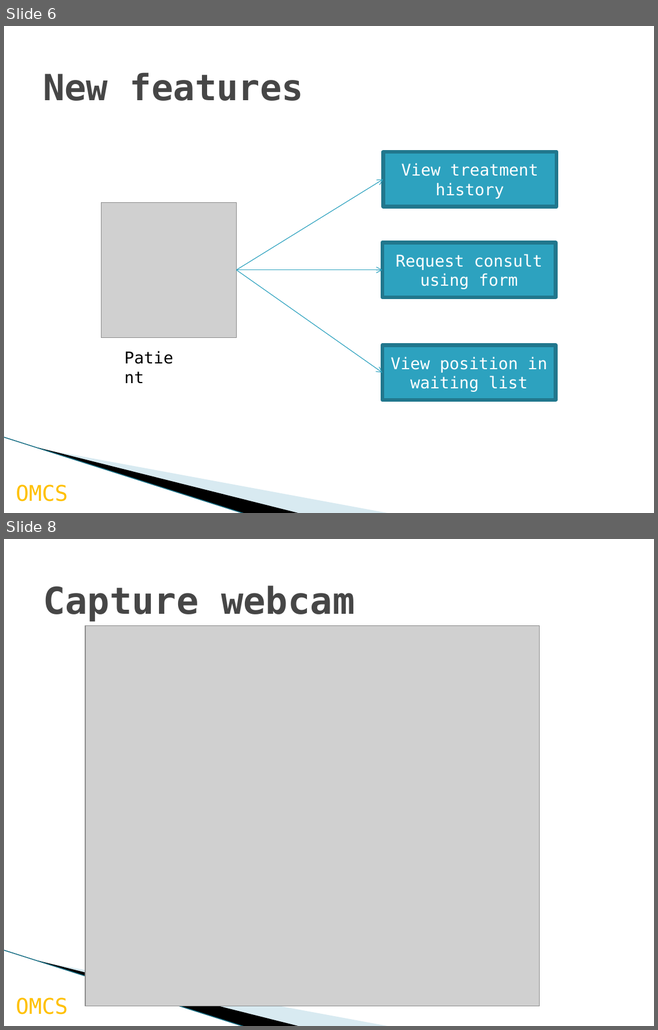
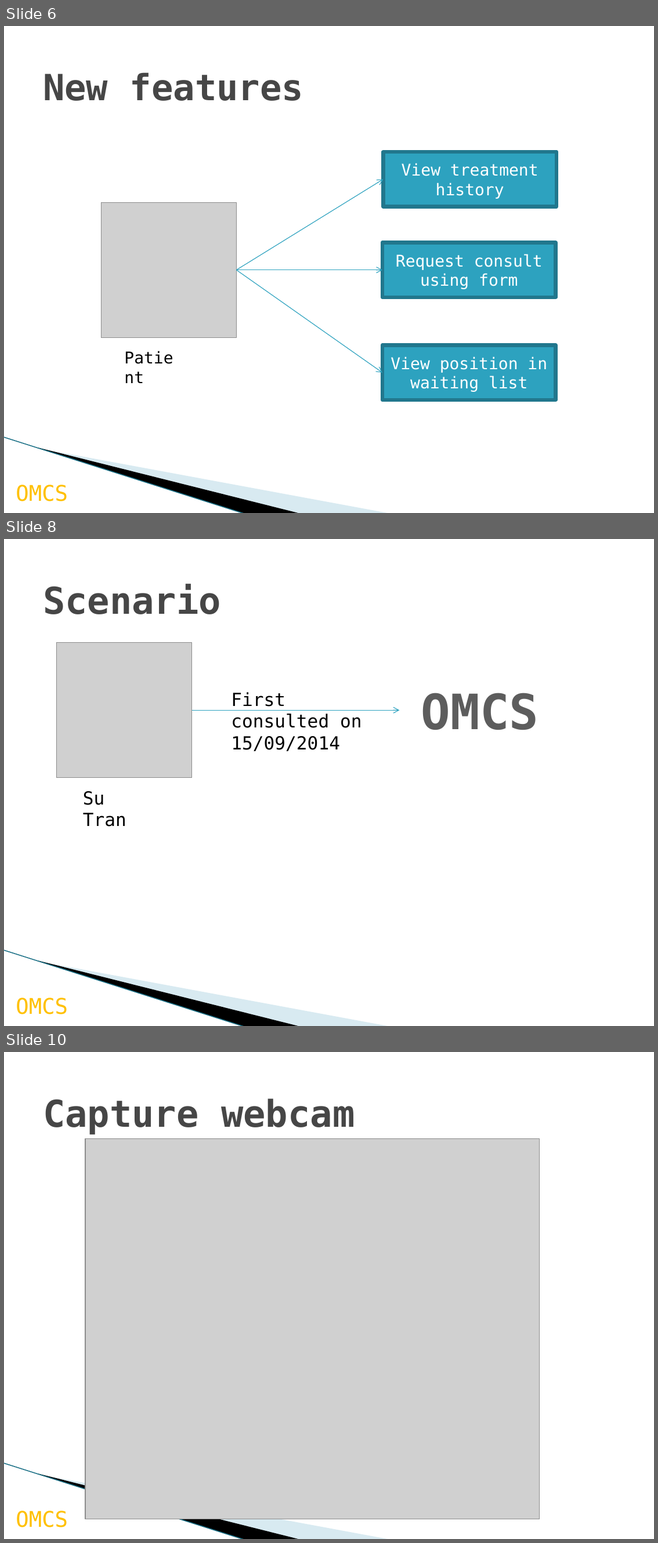
Before and after one commit to palaniellappank/online-medical-consultant-system, a slide deck: Document/OMCS_Slide re-defend.pptx. Shown one above the other, each under a label of ours: slides 6 and 8 before the commit, slides 6, 8 and 10 after it; the slides between them are not shown. The pictures are 658x1030 and 658x1543 pixels, drawn with LibreOffice and Linux fonts; fonts in the diff are those of the drawing; grey boxes stand for pictures; background and template pictures are left out. Boxes give left, top, right and bottom in pixels: in the first picture for what was removed or moved away, otherwise in the second. Text is boxed around its words. In the diff, an @@ line names an element or a change of style, - is before the commit and + after.

```diff
--- a/Document/OMCS_Slide re-defend.pptx
+++ b/Document/OMCS_Slide re-defend.pptx
@@ slide 8 added at box(4, 539, 654, 1026), background #FFFFFF; not listed: 4 template elements that a slide beside it also shows @@
@@ title added at box(43, 584, 221, 614), 41 pt, text #464646, bold @@
+Scenario
@@ picture added at box(57, 642, 192, 777) @@
@@ text added at box(231, 692, 361, 751), 20 pt, text #000000 @@
+First consulted on
+15/09/2014
@@ text added at box(421, 693, 538, 730), 54 pt, text gradient #555555 to #5D5D5D to #000000, bold @@
+OMCS
@@ arrow added from (192, 711) to (399, 711), #2DA2BF 0.75 pt @@
@@ text added at box(83, 791, 126, 827), 20 pt, text #000000 @@
+Su Tran
@@ what was slide 8 is now slide 10 @@
```
Also in this commit, not shown: 1 slide changed, 1 other slide added, 2 other files.
